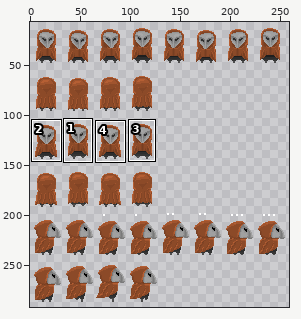
Sprite sheet -- Assets/Sprites/Player/main-char.png. The picture above shows the old version from afar; the outline marks the close-up.
Close-up. Old version:
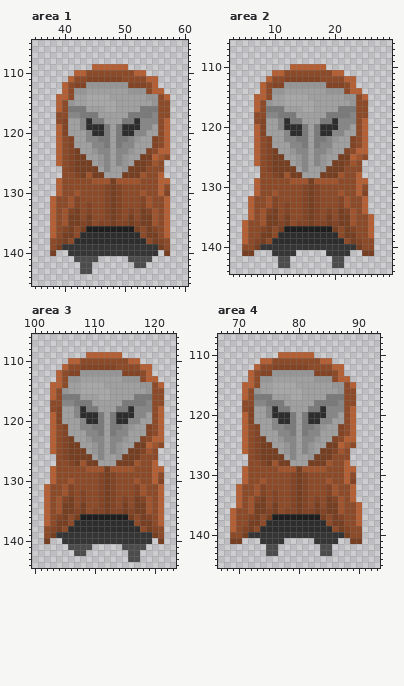
The file is 265x297 pixels. Pixels under 10% opacity are left out. Colours within 5 levels of each other are drawn and written as one. Shown: area 1: x 35..60, y 105..145; area 2: x 3..29, y 106..144; area 3: x 100..123, y 106..144; area 4: x 67..93, y 107..145. The wide view leaves out empty margins. The commit also changed other parts of the picture, which this record leaves out.
The same view after the edit:
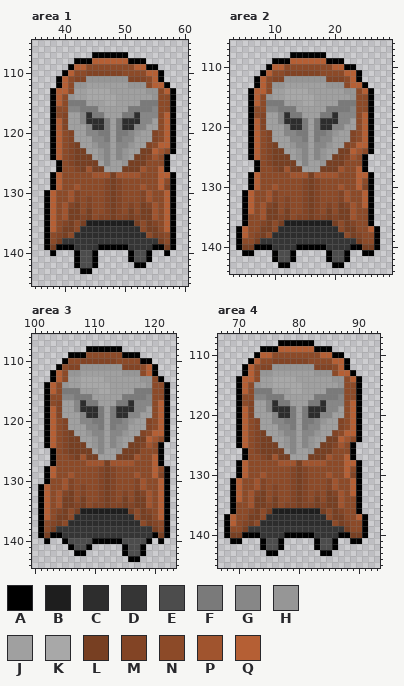
Palette (. is transparent): A #000000  B #1e1e1e  C #2d2d2d  D #353535  E #4c4c4c  F #7a7a7a  G #878787  H #969696  J #a0a0a0  K #a8a8a8  L #773f22  M #824425  N #8c4a28  P #a0542e  Q #b55f34
Changes in this commit:
Changed rows in their new state; - is an unchanged pixel.
Area 1:
first column x 37:
107 --------AAAAAA--------
108 -----AAAQQQQQQAAA-----
109 ----AQQNNNNNNNNQQAA---
110 ---AQNNMMMMMM--NNQQA--
111 --AQNMMHHHHHHHMMMN-A--
112 --A--HHJJJJJJJHHH--QA-
113 -AQ--JJKKKK---JJJHHNQA
114 -A-NH------K-----J--NA
115 -A--FFFJJJ------FFF--A
116 -AN-GG-FF-JJ--FF--G--A
117 -A-MJJGC-F---F-CGG--QA
118 -AQ-----CCF-FCC---J--A
119 -A----JG-------G-J---A
120 -A-NM---GF---FGHJ-M--A
121 -A-----J-G---G-J-----A
122 -A---L--H-G-G-H--MNQ-A
123 -A----L-JH---HJ-LLQPNA
124 -A-----L-------L-MPNA-
125 --A-----LJ--J-L--NN-A-
126 --A-NM-P-LJ--L--P--QA-
127 -AQ--NNNPPPLPPPPN---QA
128 -A------NNM-MNNN----NA
129 -A---P----------P---MA
130 AQN-PM----------MP-NQA
131 A------M-------------A
132 A--PML--------M-LMP--A
133 A---L--L------L--L---A
134 A-----M--M---M-M-----A
135 A--M-NLBBBBBBBBLN-M--A
136 A--L--CCCCCCCCCC--L--A
137 ANM-NC----------CN-MNA
138 A-LDDDDDDDDDDDDDDDDL-A
139 ALAAA----AAAAA----AALA
140 -A--.AEEA.....AEEA.-A-
141 -----A--A-----A--A----
142 -----A--A------AA-----
143 ------AA--------------
Area 2:
first column x 4:
108 ---------AAAAAA---------
109 ------AAAQQQQQQAAA------
110 -----AQQNNNNNNNNQQAA----
111 ----AQNNMMMMMM--NNQQA---
112 ---AQNMMHHHHHHHMMMN-A---
113 ---A--HHJJJJJJJHHH--QA--
114 --AQ--JJKKKK---JJJHHNQA-
115 --A-NH------K-----J--NA-
116 --A--FFFJJJ------FFF--A-
117 --AN-GG-FF-JJ--FF--G--A-
118 --A-MJJGC-F---F-CGG--QA-
119 --AQ-----CCF-FCC---J--A-
120 --A----JG-------G-J---A-
121 --A-NM---GF---FGHJ-M--A-
122 --A-----J-G---G-J-----A-
123 --A---L--H-G-G-H--MNQ-A-
124 --A----L-JH---HJ-LLQPNA-
125 --A-----L-------L-MPNA--
126 ---A-----LJ--J-L--NN-A--
127 ---A-NM-P-LJ--L--P--QA--
128 --AQ--NNNPPPLPPPPN---QA-
129 --A------NNM-MNNN----NA-
130 --A---P----------P---MA-
131 -AQN-PM----------MP-NQA-
132 -A------M-------------A-
133 -A--PML--------M-LMP--A-
134 -A---L--L------L--L--NA-
135 -AN----M--M---M-M-----A-
136 -A--M-NLBBBBBBBBLN-M--A-
137 A---L--CCCCCCCCCC--L---A
138 A--M-NC----------CN-M-NA
139 AN-LDDDDDDDDDDDDDDDDL--A
140 ALLAAA----AAAAA----AALLA
141 -AA---AEEA-----AEEA--AA-
142 ------A--A-----A--A-----
143 -------AA-------AA------
Area 3:
first column x 101:
108 --------AAAAAA--------
109 -----AAANNNNNNAAA-----
110 ----ANNMMMMMM--NNAA---
111 ---ANMMHHHHHHHMMMN-A--
112 --A--HHJJJJJJJHHH--A--
113 --A--JJKKKK---JJJHHNA-
114 -A-NH------K-----J--NA
115 -A--FFFJJJ------FFF--A
116 -AN-GG-FF-JJ--FF--G--A
117 -A-MJJGC-F---F-CGG--QA
118 -AQ-----CCF-FCC---J--A
119 -A----JG-------G-J---A
120 -A-NM---GF---FGHJ-M--A
121 -A-----J-G---G-J-----A
122 -A---L--H-G-G-H--MNQ-A
123 -A----L-JH---HJ-LLQPNA
124 -A-----L-------L-MPNA-
125 --A-----LJ--J-L--NN-A-
126 --A-NM-P-LJ--L--P--QA-
127 --A--NNNPPPLPPPPN---A-
128 -A------NNM-MNNN----NA
129 -A---P----------P---MA
130 -AN-PM----------MP-NQA
131 A------M-------------A
132 A--PML--------M-LMP--A
133 A---L--L------L--L---A
134 A-----M--M---M-M-----A
135 A--M-NLBBBBBBBBLN-M--A
136 A--L--CCCCCCCCCC--L--A
137 ANM-NC----------CN-MNA
138 A-LDDDDDDDDDDDDDDDDL-A
139 ALAA---------------ALA
140 -A--AEEEEAAAAAEEEEA-A-
141 -----A--A-----A--A----
142 ------AA------A--A----
143 ---------------AA-----
Area 4:
first column x 68:
108 ---------AAAAAA---------
109 ------AAAQQQQQQAAA------
110 -----AQQNNNNNNNNQQAA----
111 ----AQNNMMMMMM--NNQQA---
112 ---AQNMMHHHHHHHMMMN-A---
113 ---A--HHJJJJJJJHHH--QA--
114 --AQ--JJKKKK---JJJHHNQA-
115 --A-NH------K-----J--NA-
116 --A--FFFJJJ------FFF--A-
117 --AN-GG-FF-JJ--FF--G--A-
118 --A-MJJGC-F---F-CGG--QA-
119 --AQ-----CCF-FCC---J--A-
120 --A----JG-------G-J---A-
121 --A-NM---GF---FGHJ-M--A-
122 --A-----J-G---G-J-----A-
123 --A---L--H-G-G-H--MNQ-A-
124 --A----L-JH---HJ-LLQPNA-
125 --A-----L-------L-MPNA--
126 ---A-----LJ--J-L--NN-A--
127 ---A-NM-P-LJ--L--P--QA--
128 --AQ--NNNPPPLPPPPN---QA-
129 --A------NNM-MNNN----NA-
130 --A---P----------P---MA-
131 -AQN-PM----------MP-NQA-
132 -A------M-------------A-
133 -A--PML--------M-LMP--A-
134 -A---L--L------L--L--NA-
135 -AN----M--M---M-M-----A-
136 -A--M-NLBBBBBBBBLN-M--A-
137 A---L--CCCCCCCCCC--L---A
138 A--M-NC----------CN-M-NA
139 AN-LDDDDDDDDDDDDDDDDL--A
140 ALLAAA----AAAAA----AALLA
141 -AA---AEEA-----AEEA--AA-
142 ------A--A-----A--A-----
143 -------AA-------AA------
Boxes around the changes in both close-ups, in picture pixels (x1, y1, x2, y2):
changed: (44, 52, 176, 274)
changed: (236, 52, 380, 268)
changed: (38, 346, 170, 562)
changed: (224, 340, 368, 556)
